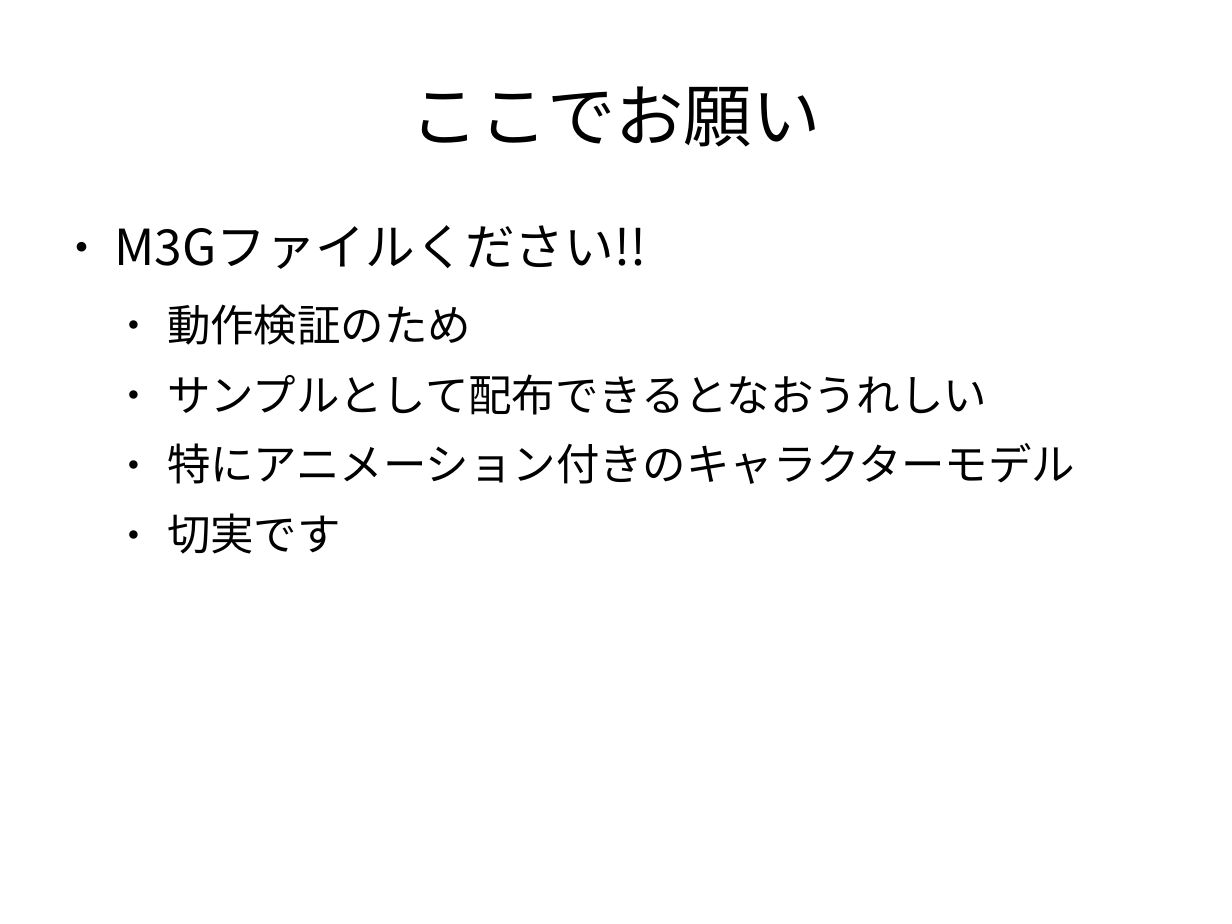
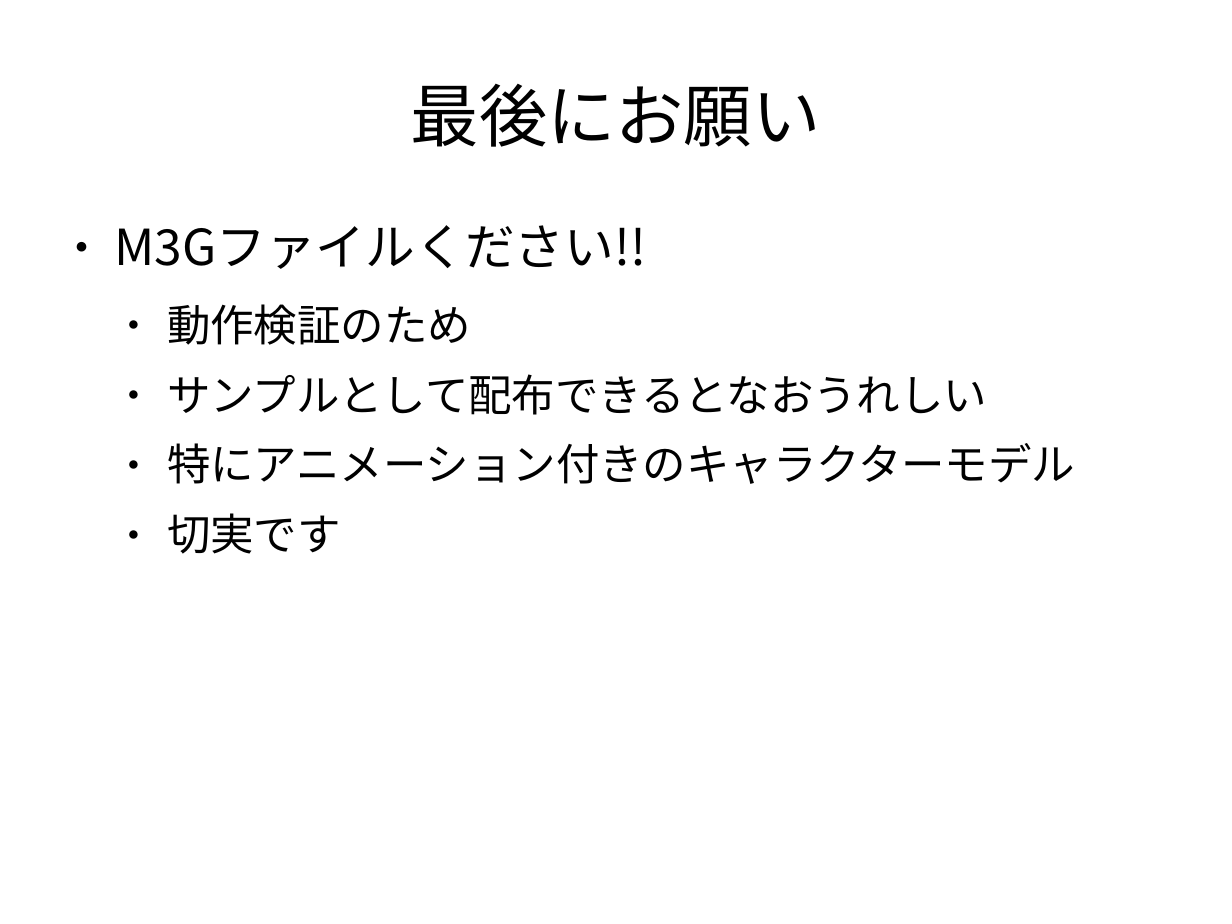
Before and after one commit to vadosnaprimer/desktop-m3g, a slide deck: slide 7 of doc/conference/Ruy会議2010-Desktop-M3Gとは.odp (slide 8 before the commit). Drawn at 1232x924 pixels with LibreOffice and Linux fonts; fonts in the diff are those of the drawing. Boxes give left, top, right and bottom in pixels: in the first picture for what was removed or moved away, otherwise in the second. Text is boxed around its words. In the diff, an @@ line names an element or a change of style, - is before the commit and + after.

```diff
--- a/doc/conference/Ruy会議2010-Desktop-M3Gとは.odp
+++ b/doc/conference/Ruy会議2010-Desktop-M3Gとは.odp
@@ title at [411,84,821,147]: text changed @@
-ここでお願い
+最後にお願い
```
Also in this commit, not shown: 5 other slides changed, 1 slide removed, 2 other files.
